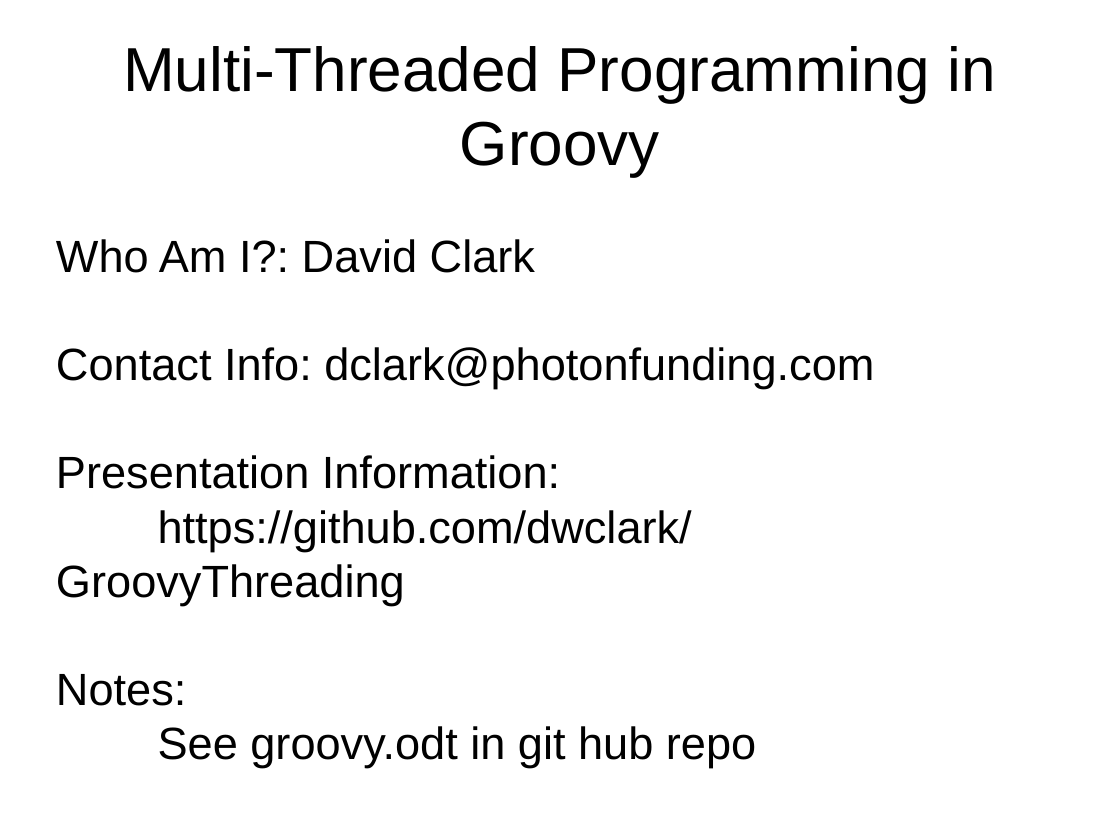
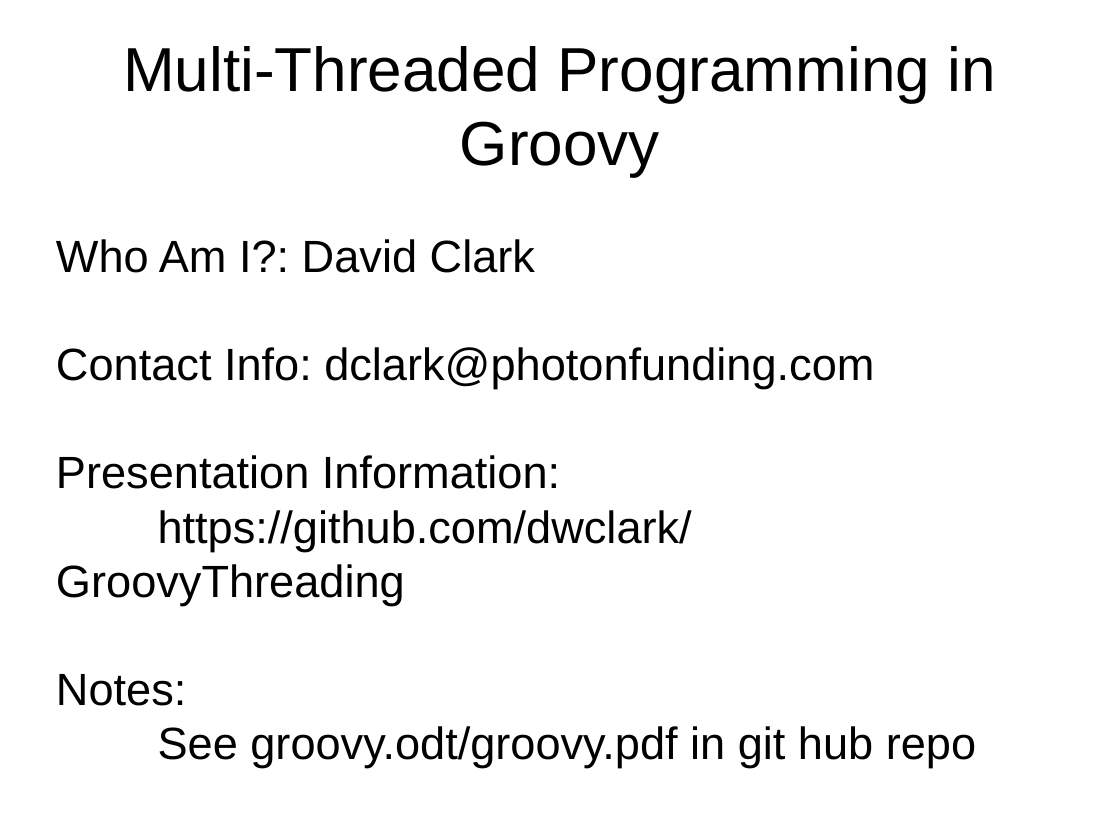
Before and after one commit to dwclark/GroovyThreading, a slide deck: slide 1 of presentation/groovy.odp. Drawn at 1120x840 pixels with LibreOffice and Linux fonts; fonts in the diff are those of the drawing. Boxes give left, top, right and bottom in pixels: in the first picture for what was removed or moved away, otherwise in the second. Text is boxed around its words. In the diff, an @@ line names an element or a change of style, - is before the commit and + after.

```diff
--- a/presentation/groovy.odp
+++ b/presentation/groovy.odp
@@ subtitle at (x1=158, y1=726, x2=976, y2=768): text changed @@
-See groovy.odt in git hub repo
+See groovy.odt/groovy.pdf in git hub repo
```
Also in this commit, not shown: 1 other slide changed, 4 slides added, 1 slide removed, 7 other files.
